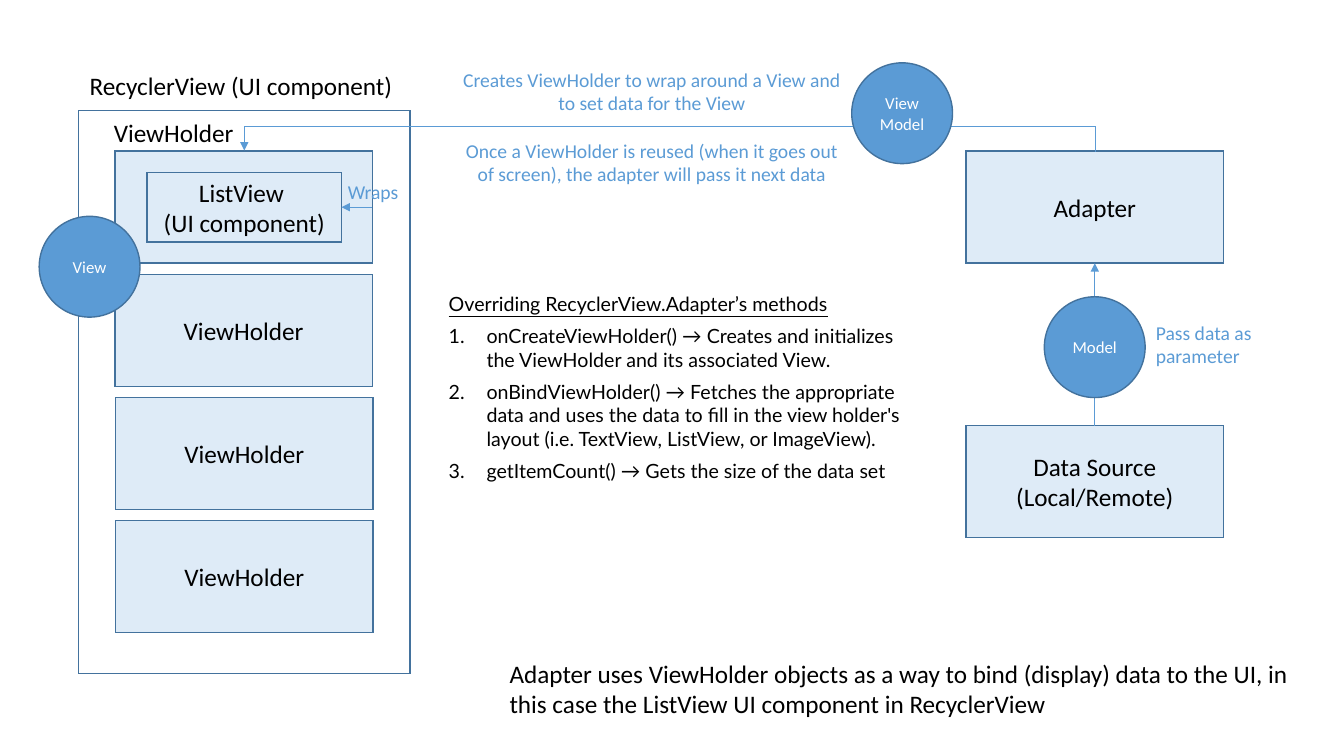
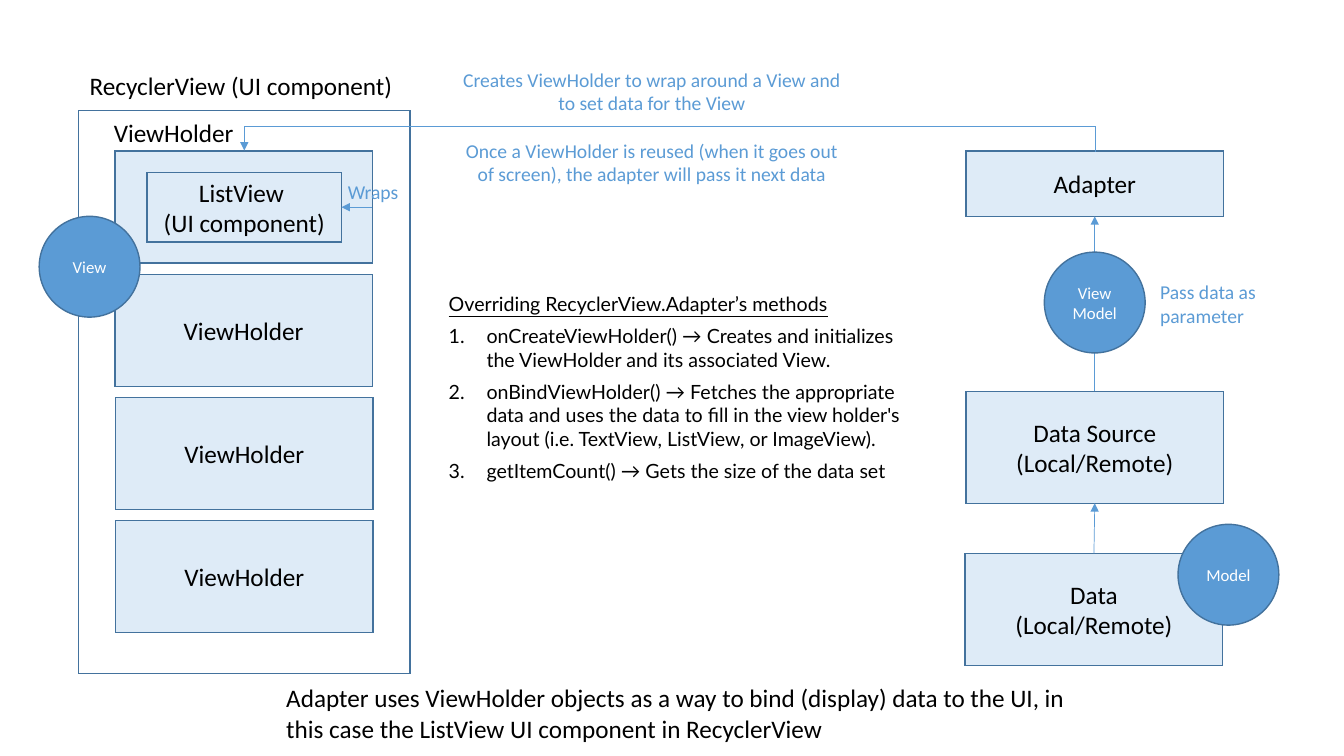
Before and after one commit to joellecorliss/Associate-Android-Developer, a slide deck: slide 35 of Android Basics in Kotlin.pptx (slide 32 before the commit). Drawn at 1344x756 pixels with LibreOffice and Linux fonts; fonts in the diff are those of the drawing. Boxes give left, top, right and bottom in pixels: in the first picture for what was removed or moved away, otherwise in the second. Text is boxed around its words. In the diff, an @@ line names an element or a change of style, - is before the commit and + after.

```diff
--- a/Android Basics in Kotlin.pptx
+++ b/Android Basics in Kotlin.pptx
@@ rectangle "Adapter": place and size @@
-rectangle "Adapter" at <box>966,151,1224,263</box>
+rectangle "Adapter" at <box>966,151,1224,217</box>
@@ arrow moved from (1095, 425) - (1095, 263) to (1095, 391) - (1095, 217) @@
@@ ellipse "View": place and size @@
-ellipse "View" at <box>852,63,953,163</box>
+ellipse "View" at <box>1045,252,1145,353</box>
@@ text "Pass data as parameter": place and size @@
-text "Pass data as parameter" at <box>1156,326,1251,366</box>
+text "Pass data as parameter" at <box>1160,285,1256,326</box>
@@ rectangle "Data Source": place and size @@
-rectangle "Data Source" at <box>966,425,1224,537</box>
+rectangle "Data Source" at <box>966,391,1224,503</box>
@@ arrow added from (1094, 554) to (1095, 503), #5B9BD5 0.5 pt @@
@@ ellipse "Model": place and size @@
-ellipse "Model" at <box>1045,296,1145,397</box>
+ellipse "Model" at <box>1179,524,1279,625</box>
@@ rectangle added at <box>966,554,1224,665</box>, fill #DEEBF7, outline #43739E 1 pt, 18 pt, text #000000 @@
+Data
+(Local/Remote)
@@ text "Adapter uses ViewHolder objects as ...": place and size @@
-text "Adapter uses ViewHolder objects as ..." at <box>510,664,1287,717</box>
+text "Adapter uses ViewHolder objects as ..." at <box>286,688,1064,742</box>
```
Also in this commit, not shown: 4 other slides changed, 14 slides added, 5 other files.
